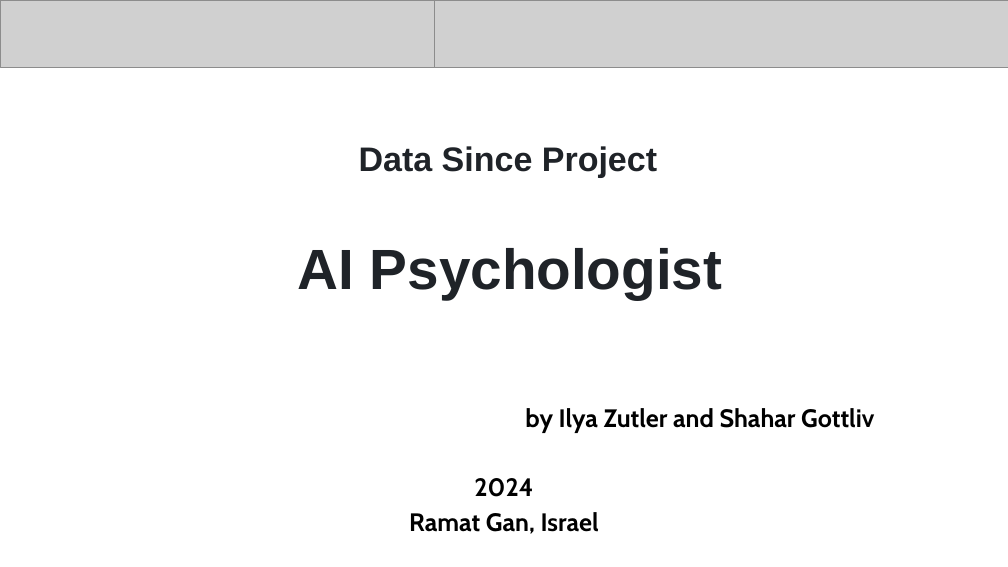
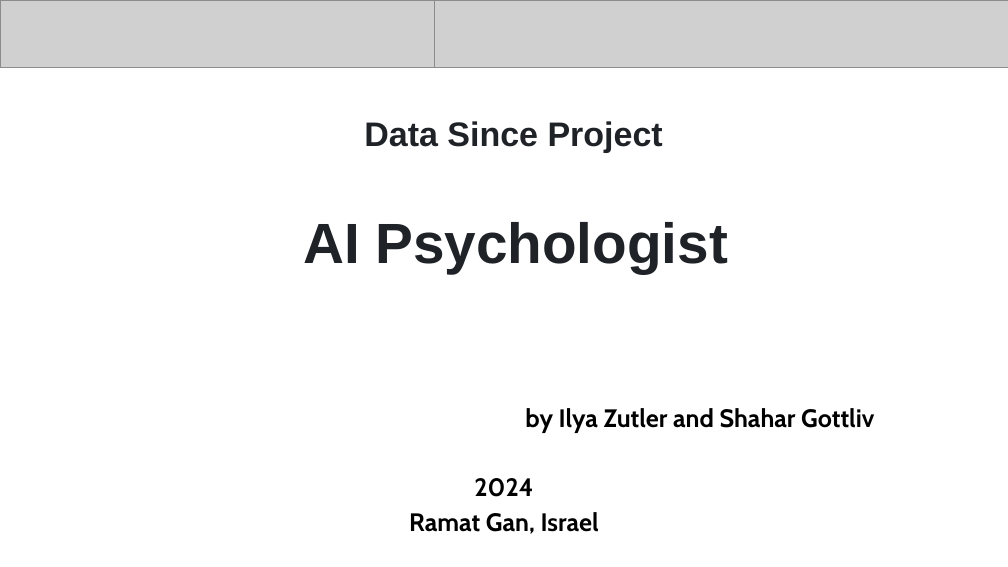
Before and after one commit to IlyaZutler/Project_4-Psychologist_IA, a slide deck: slide 1 of Presentation2.pptx. Drawn at 1008x567 pixels with LibreOffice and Linux fonts; fonts in the diff are those of the drawing; grey boxes stand for pictures. Boxes give left, top, right and bottom in pixels: in the first picture for what was removed or moved away, otherwise in the second. Text is boxed around its words. In the diff, an @@ line names an element or a change of style, - is before the commit and + after.

```diff
--- a/Presentation2.pptx
+++ b/Presentation2.pptx
@@ title "Data Since Project AI Psychologist": place and size @@
-title "Data Since Project AI Psychologist" at (297,146,723,299)
+title "Data Since Project AI Psychologist" at (303,121,728,274)
```
Also in this commit, not shown: 3 other slides changed, 6 slides added, 1 other file.
